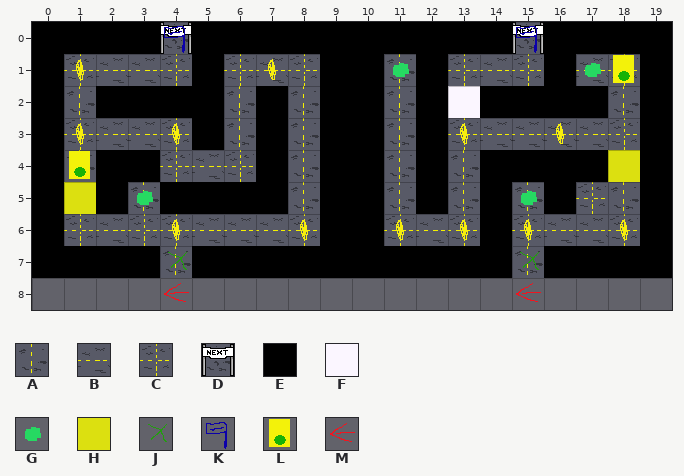
One commit to this Tiled map: static/maps/test_map_3.tmx. The first picture shows the starting point.
Cells are 32x32 px. Shown: x 0..19, y 0..8.
Key: from "draw": A 0, B 1, C 2, D 9; from "tiles": E 0, F 1 "1", G 2, H 3 "0", J 4, K 5, L 7 "1", M 8.
_ is an empty cell, # one hidden under a higher layer.
Layers that did not change in this view are not listed.
Layer "Draw Layer" before, first column x 0:
0 ####D##########D####
1 #CBBC#CBC##A#CBC#BC#
2 #A####A#A##A######A#
3 #CBBC#A#A##A#CBBBBC#
4 #A##CBC#A##A#A######
5 ###A####A##A#A#A#CA#
6 #CBCCBBBC##CBC#CBBC#
7 ####A##########A####
8 ____________________
Layer "Primary Layer" before, first column x 0:
0 EEEEKEEEEEEEEEEKEEEE
1 E____E___EEGE___EGLE
2 E_EEEE_E_EE_EFEEEE_E
3 E____E_E_EE_E______E
4 ELEE___E_EE_E_EEEEHE
5 EHEGEEEE_EE_E_EGE__E
6 E________EE___E____E
7 EEEEJEEEEEEEEEEJEEEE
8 ____M__________M____
After:
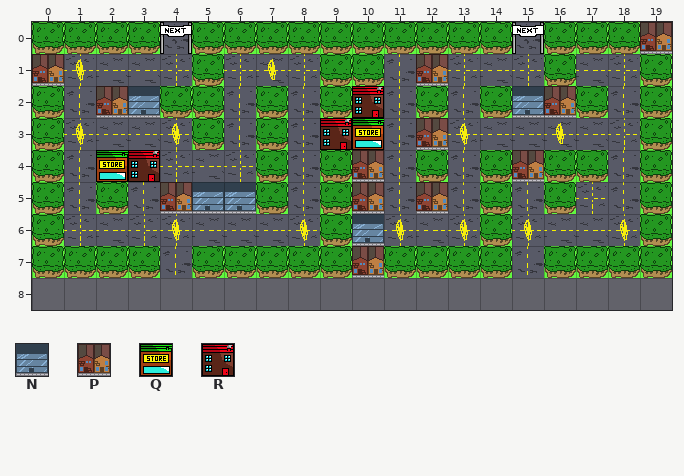
Further tiles: from "draw": N 3, P 4, Q 14, R 15.
The edit:
Changed rows in their new state; . is an unchanged cell.
Layer "Draw Layer":
first column x 2:
2 ........R
3 .......RQ
4 QR......P
5 ........P
6 ........N
Layer "Primary Layer" (now hidden):
first column x 0:
0 ____________________
1 _...._...____...____
2 _.____._.__.______._
3 _...._._.__._......_
4 ____..._.__._.______
5 ________.__._.___.._
6 _........__..._...._
7 ____________________
8 ...._.........._....
Where, in picture pixels (left, top, right, bottom), the same in both pictures:
changed: (32, 22, 672, 302)
